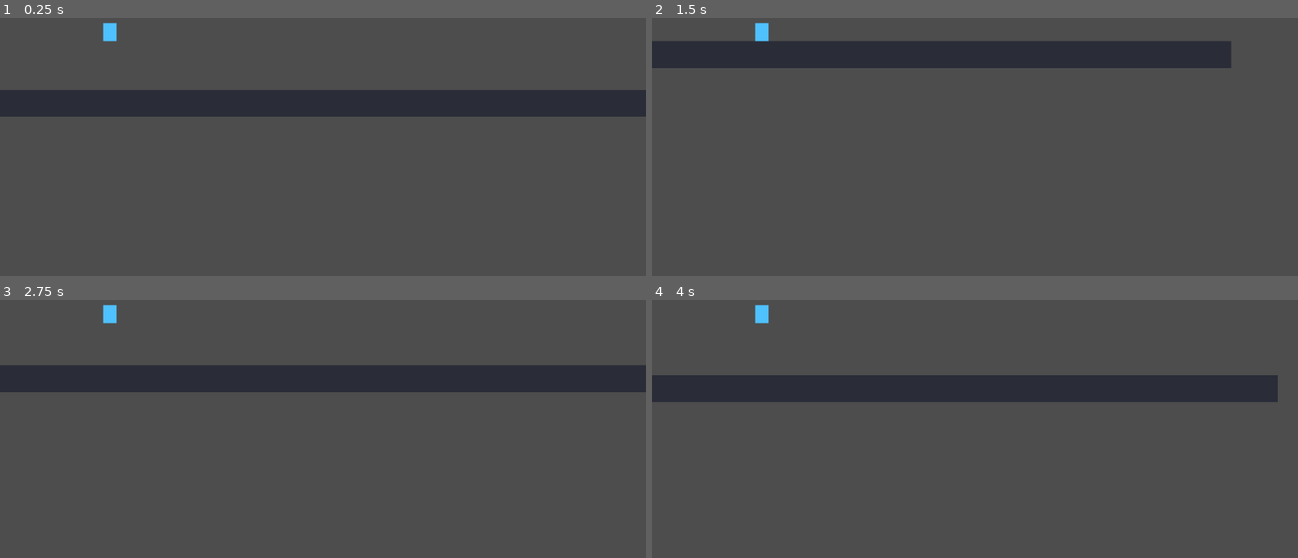
Above: before the commit, frames 1-4 (two rows, left to right).
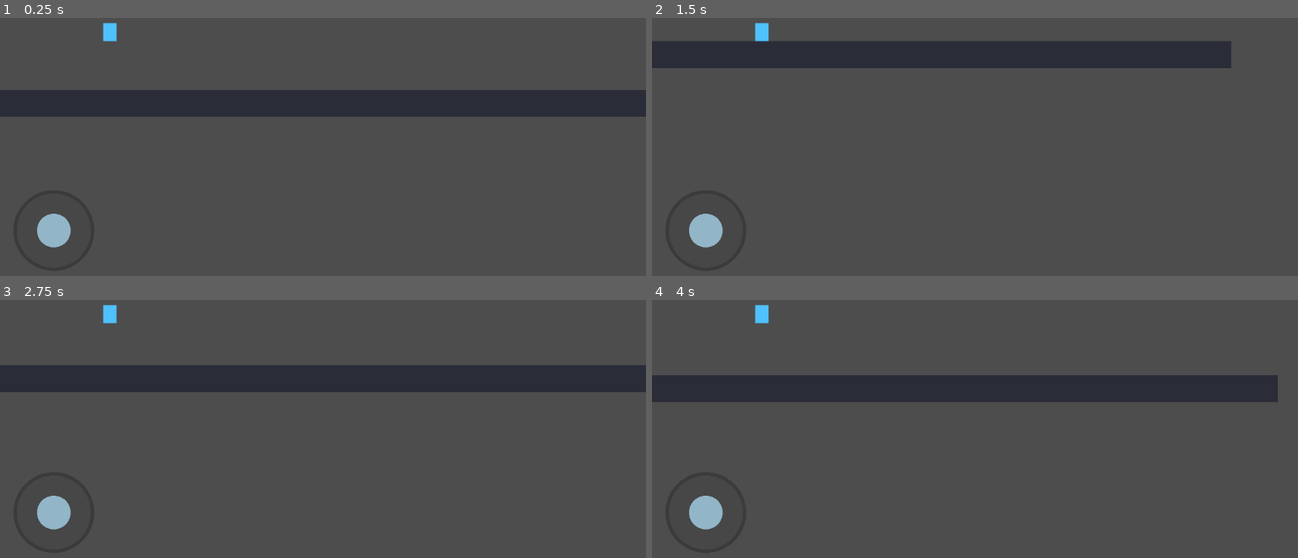
Above: after the commit, the same moments.

Repository: jenemia/BuildingSlash
Game: Godot game, scene res://node_2d.tscn
Same seed, same stepped clock (60 frames per second), same inputs: the game is played once before the commit and once after it.
Inputs (mouse positions are in pixels of both pictures, inside the frame that each line leads up to):
- Up to frame 1 (0.25 s): no input
- Up to frame 2 (1.5 s): move the mouse to (1117, 92) at 0.52 s; hold D (move_right) 0.53-1.25 s; tap Space (jump) at 0.6, 0.77, 1.07 s; click (1117, 92) at 0.67 s; drag from (845, 128) to (942, 183) at 1.27 s
- Up to frame 3 (2.75 s): tap Enter at 2 s; move the mouse to (387, 312) at 2.02 s; hold A (move_left) from 2.03 s (still down); tap Space (jump) at 2.1 s; click (387, 312) at 2.17 s
- Up to frame 4 (4 s): release A (move_left) at 2.75 s; drag from (942, 465) to (781, 338) at 2.77 s; tap Space (jump) at 3.5, 3.6, 3.77 s; move the mouse to (1168, 447) at 3.52 s; hold D (move_right) from 3.53 s (still down); click (1168, 447) at 3.67 s

The runs differ from the first frame. In frame 1, 0.5% of the frame differs, in the area x 5-12%, y 75-90%; in frame 2, 0.5%; in frame 3, 0.5%; in frame 4, 0.5%.

Commit message:
feat(mobile): 웹 터치용 원형 조이스틱 입력을 추가한다

Diff:
--- a/node_2d.tscn
+++ b/node_2d.tscn
@@ -1,6 +1,7 @@
-[gd_scene load_steps=3 format=3 uid="uid://dt313wg2imqoo"]
+[gd_scene load_steps=4 format=3 uid="uid://dt313wg2imqoo"]
 
 [ext_resource type="PackedScene" path="res://scenes/player/Player.tscn" id="1_dwb4w"]
+[ext_resource type="PackedScene" path="res://scenes/ui/MobileJoystick.tscn" id="2_7ofhs"]
 
 [sub_resource type="RectangleShape2D" id="RectangleShape2D_41j68"]
 size = Vector2(1280, 48)
@@ -22,3 +23,11 @@
 [node name="Camera2D" type="Camera2D" parent="Player"]
 position = Vector2(380, 140)
 enabled = true
+
+[node name="MobileControls" type="CanvasLayer" parent="."]
+layer = 10
+
+[node name="MobileJoystick" parent="MobileControls" instance=ExtResource("2_7ofhs")]
+
+[connection signal="move_axis_changed" from="MobileControls/MobileJoystick" to="Player" method="set_mobile_move_axis"]
+[connection signal="jump_triggered" from="MobileControls/MobileJoystick" to="Player" method="trigger_mobile_jump"]
--- /dev/null
+++ b/scenes/ui/MobileJoystick.tscn
@@ -0,0 +1,6 @@
+[gd_scene load_steps=2 format=3]
+
+[ext_resource type="Script" path="res://scripts/ui/mobile_joystick.gd" id="1_t53qj"]
+
+[node name="MobileJoystick" type="Control"]
+script = ExtResource("1_t53qj")
--- a/scripts/player/player_controller.gd
+++ b/scripts/player/player_controller.gd
@@ -10,6 +10,8 @@
 
 var is_grounded: bool = false
 var facing: int = 1
+var mobile_axis: float = 0.0
+var mobile_jump_requested: bool = false
 var _debug_accum: float = 0.0
 
 func _ready() -> void:
@@ -43,8 +45,10 @@
 			velocity.y = max_fall_speed
 
 func _try_jump() -> void:
-	if Input.is_action_just_pressed("jump") and is_on_floor():
+	var jump_pressed := Input.is_action_just_pressed("jump") or mobile_jump_requested
+	if jump_pressed and is_on_floor():
 		velocity.y = jump_velocity
+	mobile_jump_requested = false
 
 func _read_move_axis() -> float:
 	var axis := Input.get_axis("move_left", "move_right")
@@ -57,7 +61,16 @@
 		fallback -= 1.0
 	if Input.is_key_pressed(KEY_RIGHT):
 		fallback += 1.0
-	return fallback
+	if not is_zero_approx(fallback):
+		return fallback
+
+	return clampf(mobile_axis, -1.0, 1.0)
+
+func set_mobile_move_axis(axis: float) -> void:
+	mobile_axis = clampf(axis, -1.0, 1.0)
+
+func trigger_mobile_jump() -> void:
+	mobile_jump_requested = true
 
 func _validate_input_actions() -> void:
 	var required_actions := ["move_left", "move_right", "jump"]
--- /dev/null
+++ b/scripts/ui/mobile_joystick.gd
@@ -0,0 +1,89 @@
+extends Control
+
+signal move_axis_changed(axis: float)
+signal jump_triggered
+
+@export var base_radius: float = 72.0
+@export var knob_radius: float = 30.0
+@export var left_margin: float = 96.0
+@export var bottom_margin: float = 110.0
+@export var deadzone: float = 0.2
+@export var jump_threshold: float = 0.7
+
+var _active_touch_id: int = -1
+var _base_center: Vector2 = Vector2.ZERO
+var _knob_offset: Vector2 = Vector2.ZERO
+var _jump_latched: bool = false
+
+func _ready() -> void:
+	set_anchors_preset(Control.PRESET_FULL_RECT)
+	mouse_filter = Control.MOUSE_FILTER_IGNORE
+	_update_layout()
+	get_viewport().size_changed.connect(_update_layout)
+
+func _unhandled_input(event: InputEvent) -> void:
+	if event is InputEventScreenTouch:
+		_handle_touch(event)
+	elif event is InputEventScreenDrag:
+		_handle_drag(event)
+
+func _handle_touch(event: InputEventScreenTouch) -> void:
+	if event.pressed:
+		if _active_touch_id == -1 and _is_valid_start(event.position):
+			_active_touch_id = event.index
+			_update_from_position(event.position)
+	else:
+		if event.index == _active_touch_id:
+			_release_stick()
+
+func _handle_drag(event: InputEventScreenDrag) -> void:
+	if event.index != _active_touch_id:
+		return
+	_update_from_position(event.position)
+
+func _update_from_position(screen_pos: Vector2) -> void:
+	var delta := screen_pos - _base_center
+	if delta.length() > base_radius:
+		delta = delta.normalized() * base_radius
+	_knob_offset = delta
+
+	var normalized := _knob_offset / base_radius
+	var axis := normalized.x
+	if absf(axis) < deadzone:
+		axis = 0.0
+	move_axis_changed.emit(clampf(axis, -1.0, 1.0))
+
+	if normalized.y <= -jump_threshold:
+		if not _jump_latched:
+			_jump_latched = true
+			jump_triggered.emit()
+	else:
+		_jump_latched = false
+
+	queue_redraw()
+
+func _release_stick() -> void:
+	_active_touch_id = -1
+	_knob_offset = Vector2.ZERO
+	_jump_latched = false
+	move_axis_changed.emit(0.0)
+	queue_redraw()
+
+func _is_valid_start(screen_pos: Vector2) -> bool:
+	# 왼쪽 하단 영역만 사용 (오른쪽 영역 액션 버튼 확장 여지)
+	var viewport_size := get_viewport_rect().size
+	if screen_pos.x > viewport_size.x * 0.55:
+		return false
+	return screen_pos.distance_to(_base_center) <= base_radius * 1.8
+
+func _update_layout() -> void:
+	var viewport_size := get_viewport_rect().size
+	_base_center = Vector2(left_margin, viewport_size.y - bottom_margin)
+	if _active_touch_id == -1:
+		_knob_offset = Vector2.ZERO
+	queue_redraw()
+
+func _draw() -> void:
+	draw_circle(_base_center, base_radius, Color(0.1, 0.1, 0.1, 0.35))
+	draw_circle(_base_center, base_radius - 6.0, Color(0.5, 0.5, 0.5, 0.18))
+	draw_circle(_base_center + _knob_offset, knob_radius, Color(0.7, 0.9, 1.0, 0.7))
Not shown, changed: PROTOTYPE_TRACKER.md
Not shown, changed: docs/resource-replacement-checklist.md
Not shown, added: docs/t01-mobile-joystick-implementation.md
